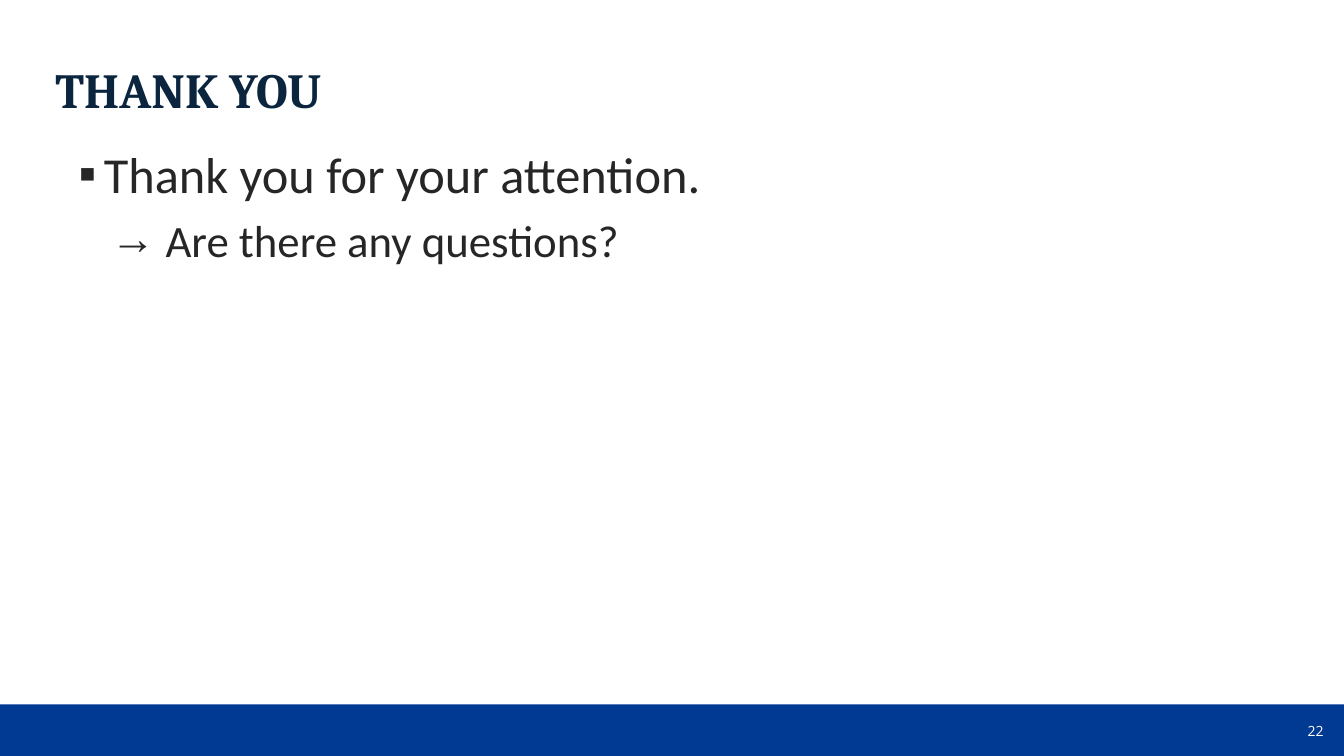
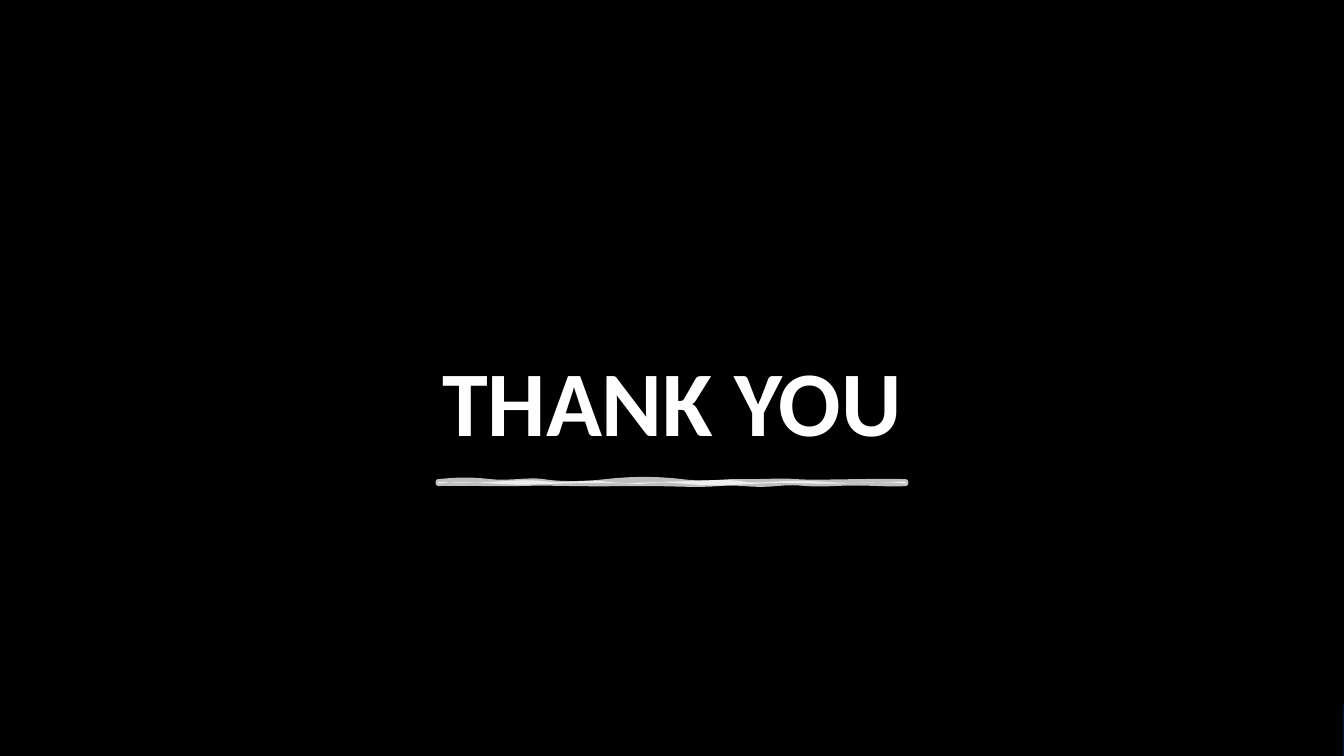
Before and after one commit to dr-natetorious/Dissertation, a slide deck: slide 22 of OralDefenseDeck.pptx. Drawn at 1344x756 pixels with LibreOffice and Linux fonts; fonts in the diff are those of the drawing; background and template pictures are left out. Boxes give left, top, right and bottom in pixels: in the first picture for what was removed or moved away, otherwise in the second. Text is boxed around its words. In the diff, an @@ line names an element or a change of style, - is before the commit and + after.

```diff
--- a/OralDefenseDeck.pptx
+++ b/OralDefenseDeck.pptx
@@ rectangle added at (0, 0, 1344, 756), fill #000000 @@
@@ text "THANK YOU": place and size @@
-text "THANK YOU" at (55, 74, 321, 109)
+text "THANK YOU" at (442, 375, 901, 437)
@@ text "THANK YOU" at (442, 375, 901, 437): size 35 to 66 pt, font Cambria to Calibri, text colour #0B253F to #FFFFFF; alignment left to centre; line spacing 1 to 0.9; more space between paragraphs; vertical alignment top to bottom @@
@@ text removed at (104, 158, 700, 265) @@
-▪ Thank you for your attention.
-  → Are there any questions?
@@ freeform shape added at (439, 482, 906, 484), fill #FFFFFF at 75% opacity, outline #FFFFFF 3.5 pt @@
@@ page number removed at (1308, 726, 1324, 736) @@
-22
```
Also in this commit, not shown: 2 other slides changed, 1 slide added, 1 slide removed.
